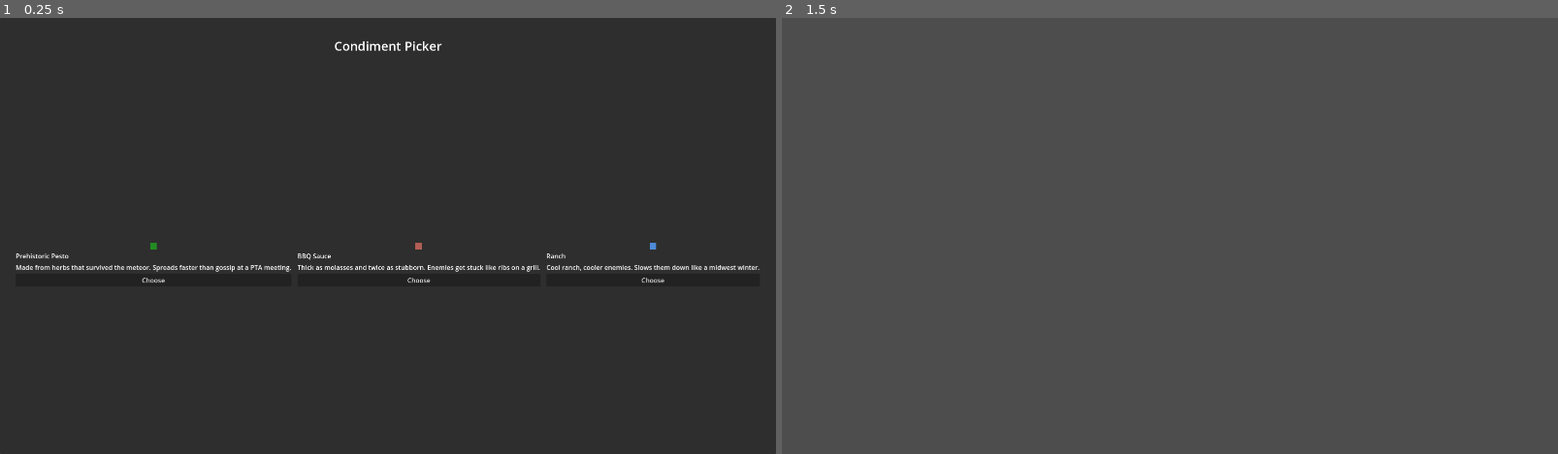
Above: before the commit, frames 1-2 (left to right).
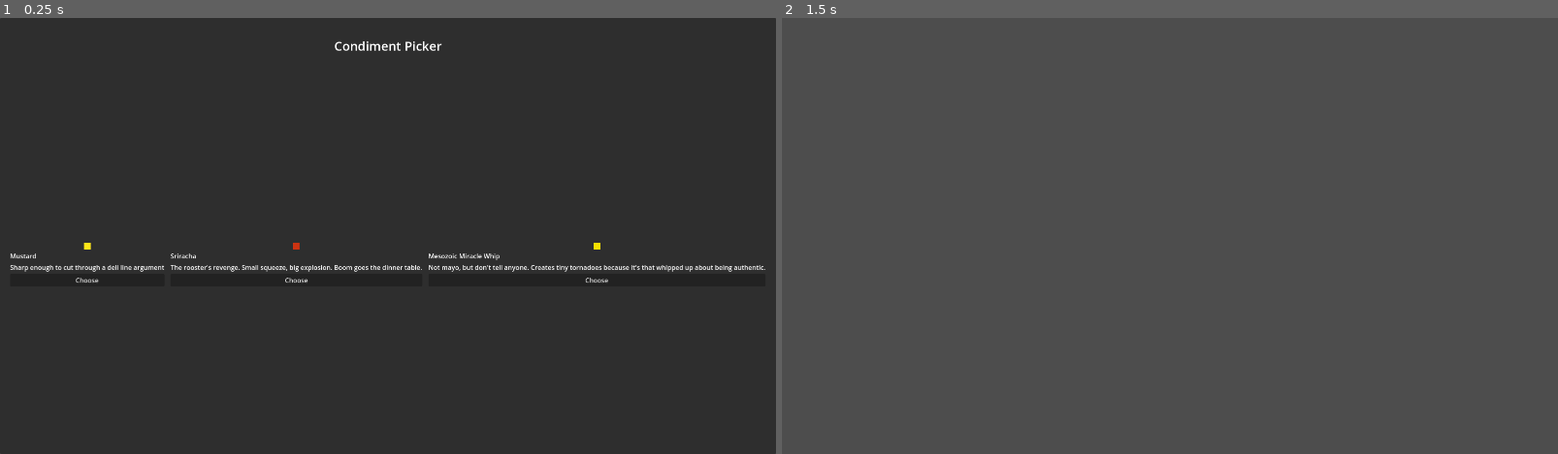
Above: after the commit, the same moments.

Repository: DadImScared/nuggs-and-zuggs-revamped
Game: Godot game, scene res://Scenes/UI/level_up.tscn
The game is run twice, just before and just after one commit, with the same random seed, the same clock (stepped at 60 frames per second) and the same inputs. This scene is started directly instead of the project's main scene.
Inputs (mouse positions are in pixels of both pictures, inside the frame that each line leads up to):
- Up to frame 1 (0.25 s): no input
- Up to frame 2 (1.5 s): click "Choose" at 0.5 s; tap Enter (ui_accept) at 1.25 s; move the mouse to (1340, 214) at 1.27 s; hold D (right) from 1.28 s (still down); click (1340, 214) at 1.42 s

The runs differ from the first frame. In frame 1, 1.1% of the frame differs, in the area x 1-99%, y 51-61%; in frame 2, nothing differs.

Commit message:
add infection tsunami

Diff:
--- a/Resources/sauce_database.gd
+++ b/Resources/sauce_database.gd
@@ -12,7 +12,8 @@
 	"sriracha": preload("res://Resources/sriracha.tres"),
 	"worcestershire": preload("res://Resources/worcestershire.tres"),
 	"mesozoic_mayo": preload("res://Resources/mesozoic_miracle_whip.tres"),
-	"prehistoric_pesto": preload("res://Resources/prehistoric_pesto.tres")
+	"prehistoric_pesto": preload("res://Resources/prehistoric_pesto.tres"),
+	"jurasic_jalapeno": preload("res://Resources/jurassic_jalapeno.tres")
 }
 
 # Get sauce by name - static method
--- /dev/null
+++ b/SauceActions/Infection/Triggers/tsunami.gd
@@ -0,0 +1,129 @@
+class_name InfectionTsunamiTrigger
+extends BaseTriggerAction
+
+func _init():
+	trigger_name = "infection_tsunami"
+	trigger_description = "Every 15 seconds, all infections pulse simultaneously and spread"
+
+func execute_trigger(source_bottle: ImprovedBaseSauceBottle, trigger_data: TriggerEffectResource) -> void:
+	# Get parameters
+	var pulse_radius = trigger_data.effect_parameters.get("pulse_radius", 120.0)
+	var spread_chance = trigger_data.effect_parameters.get("spread_chance", 0.8)
+	var pulse_damage_multiplier = trigger_data.effect_parameters.get("pulse_damage", 1.5)
+
+	# Find all infected enemies
+	var infected_enemies = _find_all_infected_enemies()
+
+	if infected_enemies.size() == 0:
+		print("🌊 Infection Tsunami: No infected enemies found")
+		return
+
+	print("🌊 Infection Tsunami: Pulsing %d infected enemies!" % infected_enemies.size())
+
+	# Create visual effects
+	_create_tsunami_visuals(infected_enemies, source_bottle.sauce_data.sauce_color)
+
+	# Process each infected enemy
+	for infected_enemy in infected_enemies:
+		_process_tsunami_pulse(infected_enemy, pulse_radius, spread_chance, pulse_damage_multiplier, source_bottle)
+
+	log_trigger_executed(source_bottle, trigger_data)
+
+func _create_tsunami_visuals(infected_enemies: Array[Node2D], sauce_color: Color):
+	"""Create the visual tsunami effect"""
+	# Screen flash
+	_create_screen_flash(sauce_color)
+
+	# Pulse at each infected enemy
+	for enemy in infected_enemies:
+		if is_instance_valid(enemy):
+			_create_pulse_effect(enemy.global_position, sauce_color)
+
+func _find_all_infected_enemies() -> Array[Node2D]:
+	"""Find all enemies that currently have infection status effect"""
+	var infected_enemies: Array[Node2D] = []
+	var all_enemies = Engine.get_main_loop().current_scene.get_tree().get_nodes_in_group("enemies")
+
+	for enemy in all_enemies:
+		if is_instance_valid(enemy):
+			# Check if enemy has infection
+			var has_infection = false
+			if enemy.has_method("has_status_effect"):
+				has_infection = enemy.has_status_effect("infect")
+			elif "active_effects" in enemy:
+				has_infection = "infect" in enemy.active_effects
+
+			if has_infection:
+				infected_enemies.append(enemy)
+
+	return infected_enemies
+
+func _create_screen_flash(color: Color):
+	"""Create brief screen flash"""
+	var flash = ColorRect.new()
+	flash.size = Vector2(1920, 1080)
+	flash.color = Color(color.r, color.g, color.b, 0.0)
+	flash.global_position = Vector2.ZERO
+	flash.z_index = 100
+
+	Engine.get_main_loop().current_scene.add_child(flash)
+
+	var tween = flash.create_tween()
+	tween.tween_property(flash, "modulate:a", 0.15, 0.1)
+	tween.tween_property(flash, "modulate:a", 0.0, 0.4)
+	tween.tween_callback(flash.queue_free)
+
+func _create_pulse_effect(position: Vector2, color: Color):
+	"""Create pulse ring at position"""
+	var pulse = ColorRect.new()
+	pulse.size = Vector2(30, 30)
+	pulse.color = Color(color.r, color.g, color.b, 0.8)
+	pulse.global_position = position - Vector2(15, 15)
+
+	Engine.get_main_loop().current_scene.add_child(pulse)
+
+	var tween = pulse.create_tween()
+	tween.parallel().tween_property(pulse, "size", Vector2(120, 120), 0.6)
+	tween.parallel().tween_property(pulse, "global_position", position - Vector2(60, 60), 0.6)
+	tween.parallel().tween_property(pulse, "modulate:a", 0.0, 0.6)
+	tween.tween_callback(pulse.queue_free)
+
+func _process_tsunami_pulse(infected_enemy: Node2D, pulse_radius: float, spread_chance: float, pulse_damage: float, source_bottle: ImprovedBaseSauceBottle):
+	"""Process tsunami effects for one infected enemy"""
+	if not is_instance_valid(infected_enemy):
+		return
+
+	# Deal bonus damage to the infected enemy
+	if infected_enemy.has_method("take_damage_from_source"):
+		var damage = source_bottle.effective_damage * pulse_damage
+		infected_enemy.take_damage_from_source(damage, source_bottle.bottle_id)
+
+	# Try to spread infection to nearby enemies
+	var nearby_enemies = get_enemies_in_radius(infected_enemy.global_position, pulse_radius)
+
+	for nearby_enemy in nearby_enemies:
+		if nearby_enemy != infected_enemy and is_instance_valid(nearby_enemy):
+			# Check if already infected
+			var already_infected = false
+			if nearby_enemy.has_method("has_status_effect"):
+				already_infected = nearby_enemy.has_status_effect("infect")
+			elif "active_effects" in nearby_enemy:
+				already_infected = "infect" in nearby_enemy.active_effects
+
+			# Try to spread with chance
+			if not already_infected and randf() < spread_chance:
+				_spread_infection_to_enemy(nearby_enemy, source_bottle)
+
+func _spread_infection_to_enemy(enemy: Node2D, source_bottle: ImprovedBaseSauceBottle):
+	"""Spread infection to an enemy during tsunami"""
+	if enemy.has_method("apply_status_effect"):
+		var intensity = source_bottle.effective_effect_intensity
+		var duration = source_bottle.sauce_data.effect_duration
+
+		enemy.apply_status_effect("infect", duration, intensity, source_bottle.bottle_id)
+
+		# Set infection color
+		if "active_effects" in enemy and "infect" in enemy.active_effects:
+			enemy.active_effects["infect"]["color"] = source_bottle.sauce_data.sauce_color
+
+		print("🌊 Tsunami spread infection to enemy")
--- a/Singletons/trigger_action_manager.gd
+++ b/Singletons/trigger_action_manager.gd
@@ -11,6 +11,7 @@
 
 func _register_trigger_actions():
 	"""Register all trigger action classes"""
+	trigger_actions["infection_tsunami"] = InfectionTsunamiTrigger.new()
 	#trigger_actions["burst_fire"] = BurstFireTriggerAction.new()
 	#trigger_actions["mini_volcano"] = MiniVolcanoTriggerAction.new()
 
--- a/Talents/prehistoric_pesto.gd
+++ b/Talents/prehistoric_pesto.gd
@@ -7,12 +7,25 @@
 
 func build_talent_pool():
 	var pesto_talents = [
-		create_special_talent("Viral Spread", "Infection immediately spreads to 3 nearby enemies", 2,
-			[_create_viral_spread_effect()], TalentManager.TalentTheme.INFECTION),
-		create_stat_talent("Evolution", "+0.3 Fire Rate", 2,
-			[create_fire_rate_boost(0.3)]),
-		create_special_talent("Mutation Strain", "Infections stack and mutate for increased damage", 2,
-			[_create_mutation_effect()], TalentManager.TalentTheme.INFECTION)
+		create_special_talent(
+			"Viral Spread", "Infection immediately spreads to 3 nearby enemies", 2,
+			[_create_viral_spread_effect()],
+			TalentManager.TalentTheme.INFECTION
+		),
+		create_stat_talent(
+			"Evolution", "+0.3 Fire Rate", 2,
+			[create_fire_rate_boost(0.3)]
+		),
+		create_special_talent(
+			"Mutation Strain", "Infections stack and mutate for increased damage", 2,
+			[_create_mutation_effect()],
+			TalentManager.TalentTheme.INFECTION
+		),
+		create_trigger_talent(
+			"Infection Tsunami", "Every 15 seconds, all infections pulse and spread", 2,
+			[_create_infection_tsunami_trigger()],
+			TalentManager.TalentTheme.INFECTION
+		)
 	]
 
 	return pesto_talents
@@ -74,6 +87,17 @@
 
 # === INFECTION SPECIAL EFFECT HELPERS ===
 
+func _create_infection_tsunami_trigger() -> TriggerEffectResource:
+	"""Creates infection tsunami trigger that pulses all infections every 15 seconds"""
+	var trigger = TriggerEffectResource.new()
+	trigger.trigger_name = "infection_tsunami"
+	trigger.trigger_type = TriggerEffectResource.TriggerType.ON_TIMER
+	trigger.trigger_condition["cooldown"] = 15.0  # Every 15 seconds
+	trigger.effect_parameters["pulse_radius"] = 120.0  # Spread radius
+	trigger.effect_parameters["spread_chance"] = 0.8   # 80% chance to spread
+	trigger.effect_parameters["pulse_damage"] = 1.5    # 150% damage pulse
+	return trigger
+
 func _create_viral_spread_effect() -> SpecialEffectResource:
 	"""Creates immediate spread infection on hit"""
 	var effect = SpecialEffectResource.new()
Not shown, added: SauceActions/Infection/Triggers/tsunami.gd.uid
